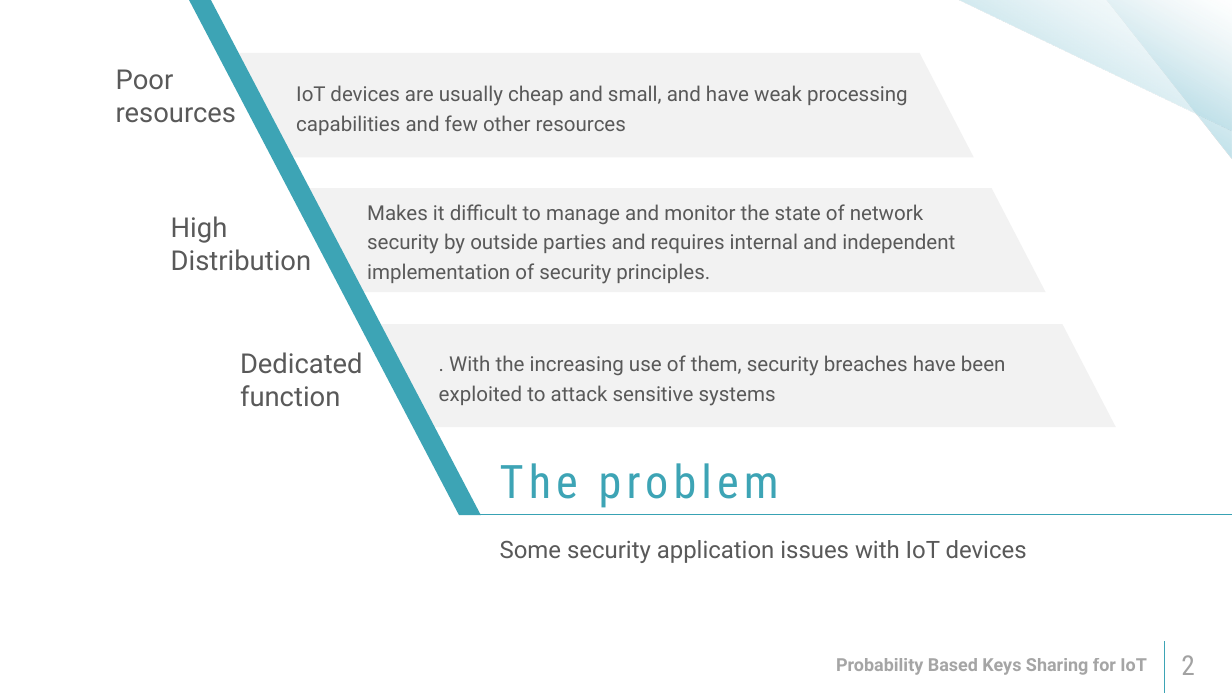
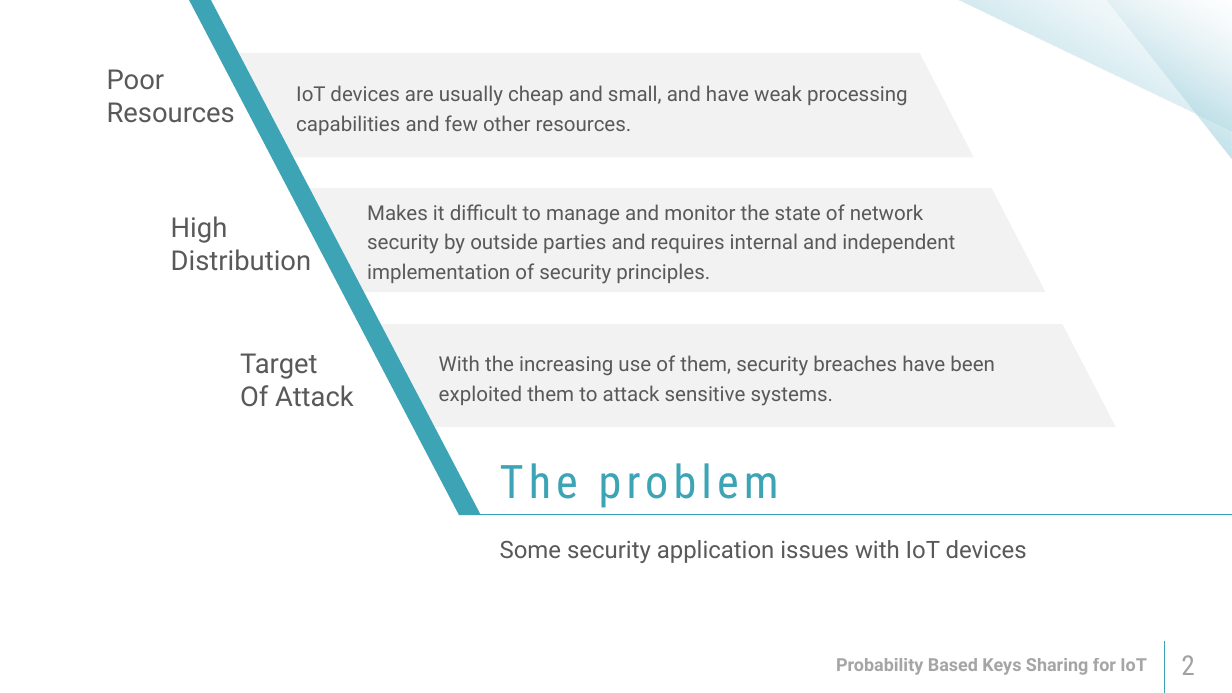
Before and after one commit to reutnagar/distributed-RSA-for-IoT, a slide deck: slide 2 of Docs/Submission/מצגת פרויקט גמר.pptx. Drawn at 1232x693 pixels with LibreOffice and Linux fonts; fonts in the diff are those of the drawing. Boxes give left, top, right and bottom in pixels: in the first picture for what was removed or moved away, otherwise in the second. Text is boxed around its words. In the diff, an @@ line names an element or a change of style, - is before the commit and + after.

```diff
--- a/Docs/Submission/מצגת פרויקט גמר.pptx
+++ b/Docs/Submission/מצגת פרויקט גמר.pptx
@@ text added at [107,69,235,123], 32 pt, text #595959 @@
+Poor
+Resources
@@ text removed at [116,69,236,123] @@
-Poor
-resources
@@ text at [296,85,908,135]: text changed @@
-IoT devices are usually cheap and small, and have weak processing capabilities and few other resources
+IoT devices are usually cheap and small, and have weak processing capabilities and few other resources.
@@ text removed at [240,352,363,406] @@
-Dedicated function
@@ text added at [240,353,354,407], 32 pt, text #595959 @@
+Target
+Of Attack
@@ text at [439,355,995,406]: text changed @@
-. With the increasing use of them, security breaches have been exploited to attack sensitive systems
+With the increasing use of them, security breaches have been exploited them to attack sensitive systems.
```
Also in this commit, not shown: 14 other slides changed, 1 slide added, 115 slides removed, 6 other files.
